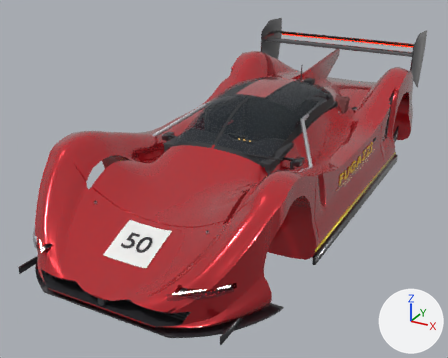
The glTF model content/cars/fugazzi-994p-hypercar/fugazzi_994p.glb as it was, and as the next commit left it.
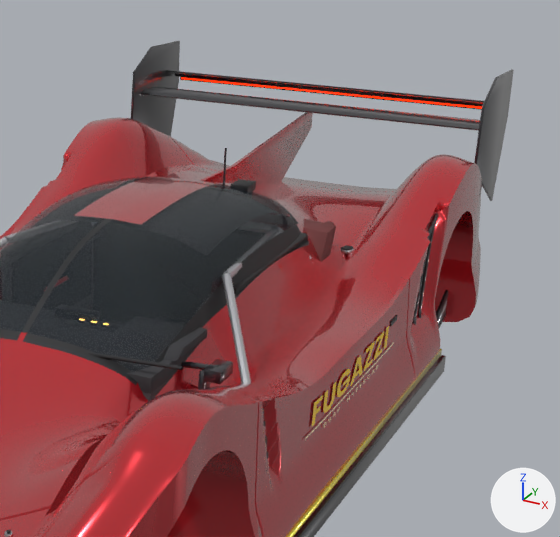
Each version appears first whole from a 50 mm lens placed at (2.45, -5.21, 2.61), pointed at (-0.23, -0.34, 0.17), and next in a close-up on the part from 45% to 100% of the width and 0% to 65% of the height. Every picture has the same lights, and +X, +Y and +Z are marked at lower right. The first two pictures are the older version. Vertices at exactly the same position are counted once.

Objects in the first close-up: 'fugazzi_994p'.
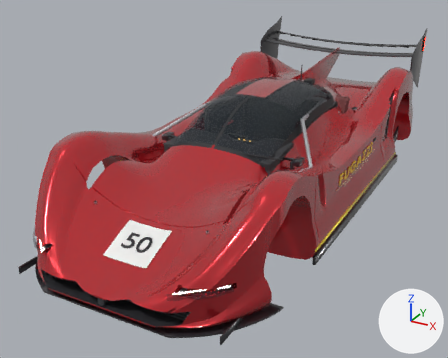
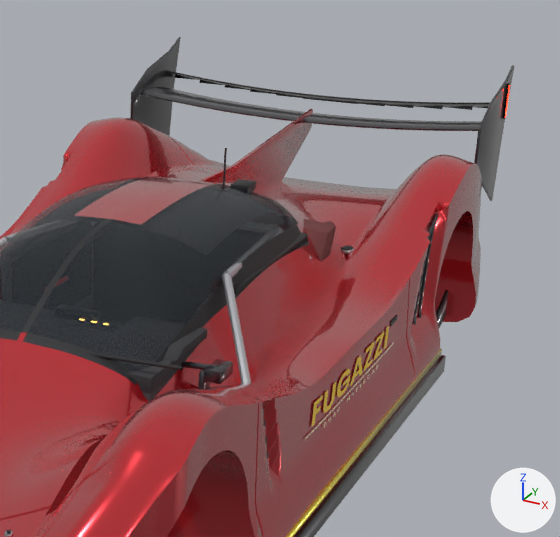
Boxes [x1, y1, x2, y2] around the edits, measured in the close-ups (560 x 537 px; the box of a moved part takes in the faces that stretch with it):
'fugazzi_994p', reshaped
    before: [0, 41, 514, 537]
    after: [0, 37, 514, 537]
part 1 of me_fugazzi_994p, moved or reshaped
    before: [180, 76, 482, 110]
    after: [199, 81, 221, 85]
part 2 of me_fugazzi_994p, moved or reshaped
    before: [181, 77, 482, 109]
    after: [250, 90, 275, 94]
part 3 of me_fugazzi_994p, added
    after: [447, 107, 473, 110]
part 4 of me_fugazzi_994p, added
    after: [503, 83, 510, 119]
part 5 of me_fugazzi_994p, added
    after: [302, 97, 357, 104]
part 6 of me_fugazzi_994p, reshaped
    before: [133, 41, 514, 200]
    after: [132, 37, 514, 199]
part 7 of me_fugazzi_994p, surface changed
    before: [131, 47, 498, 158]
    after: [130, 69, 493, 158]

What changed in the scene script:
```text
Change me_fugazzi_994p:
    used by ob_fugazzi_994p; location = (0.0, 0.0, 0.0)
    remove me_fugazzi_994p.from_pydata(...)  # 47278 vertices, 89772 faces; spans x -1.07..1.07, y -2.52..2.57, z 0.02..1.27
    add me_fugazzi_994p.from_pydata(...)  # 49096 vertices, 93374 faces; spans x -1.07..1.07, y -2.52..2.57, z 0.02..1.27
    me_fugazzi_994p part 1: the loose piece of 56 vertices spanning x -0.88..0.88, y 2.46..2.47, z 1.05..1.07 is scaled about its middle by (0.088, -0.461, 0.834), then moved by (-0.7, 0.03, -0.01), in mat_car_carbon (dark grey #303035)
    me_fugazzi_994p part 2: the loose piece of 56 vertices spanning x -0.88..0.88, y 2.45..2.46, z 1.05..1.07 is scaled about its middle by (0.0884, -0.927, 1.04), then moved by (-0.39, 0.04, -0.04), in mat_car_carbon (dark grey #303035)
    me_fugazzi_994p part 3: the loose piece of 56 vertices spanning x -0.94..0.94, y 2.49..2.5, z 1.06..1.08 is copied, and the copy is scaled about its middle by (0.0833, 1, 1), then moved by (0.7, 0.0, -0.02); it spans x 0.62..0.78, y 2.49..2.5, z 1.04..1.06
    me_fugazzi_994p part 4: the loose piece of 56 vertices spanning x 0.67..0.69, y 2.4, z 0.46..0.47 is copied, and the copy is scaled about its middle by (0.371, 8.49, 12.6), then moved by (0.28, 0.05, 0.65), in mat_car_lamp_housing (black #242427); it spans x 0.95..0.96, y 2.44..2.46, z 1.02..1.2
    me_fugazzi_994p part 5: a new loose piece of 68 vertices spanning x -0.16..0.16, y 2.49..2.5, z 1.01..1.03, in mat_car_carbon (dark grey #303035)
    me_fugazzi_994p part 6: 167 vertices moved from x -0.95..0.95, y 1.96..2.57, z 1.02..1.27 to x -0.95..0.95, y 1.94..2.57, z 1.0..1.27; 71 vertices removed from x -0.95..0.95, y 1.96..2.56, z 1.02..1.27; 1317 vertices added at x -0.95..0.95, y 1.94..2.57, z 0.95..1.27
    me_fugazzi_994p part 7: 266 kept faces spanning x -0.95..0.95, y 1.94..2.57, z 0.58..1.27 get new texture (UV) coordinates
    other edits to the shape of me_fugazzi_994p do not show in these pictures
```
